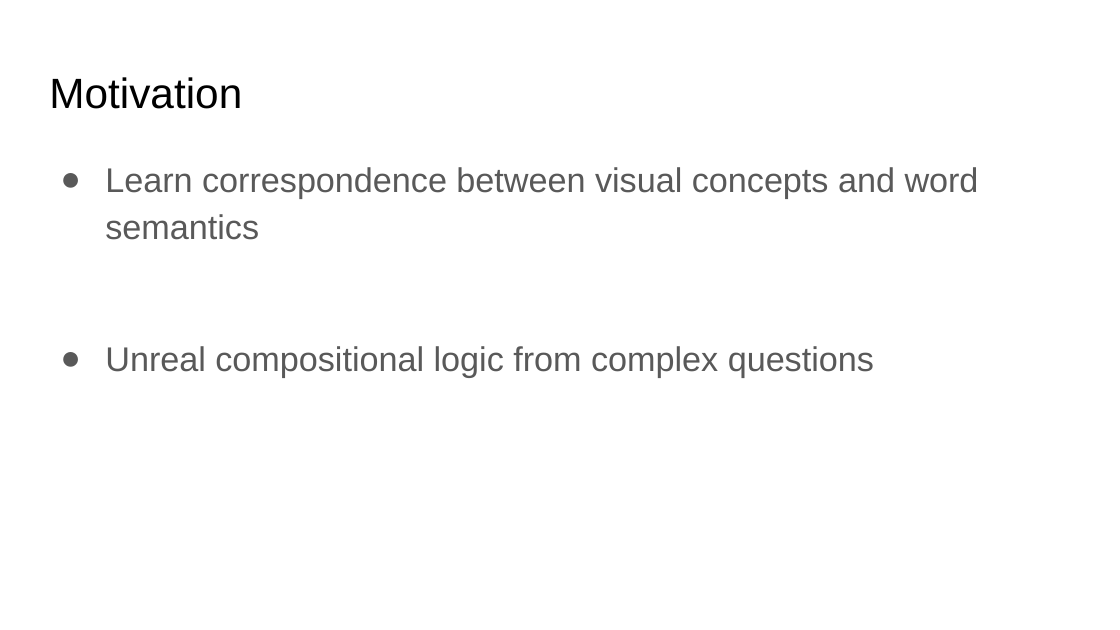
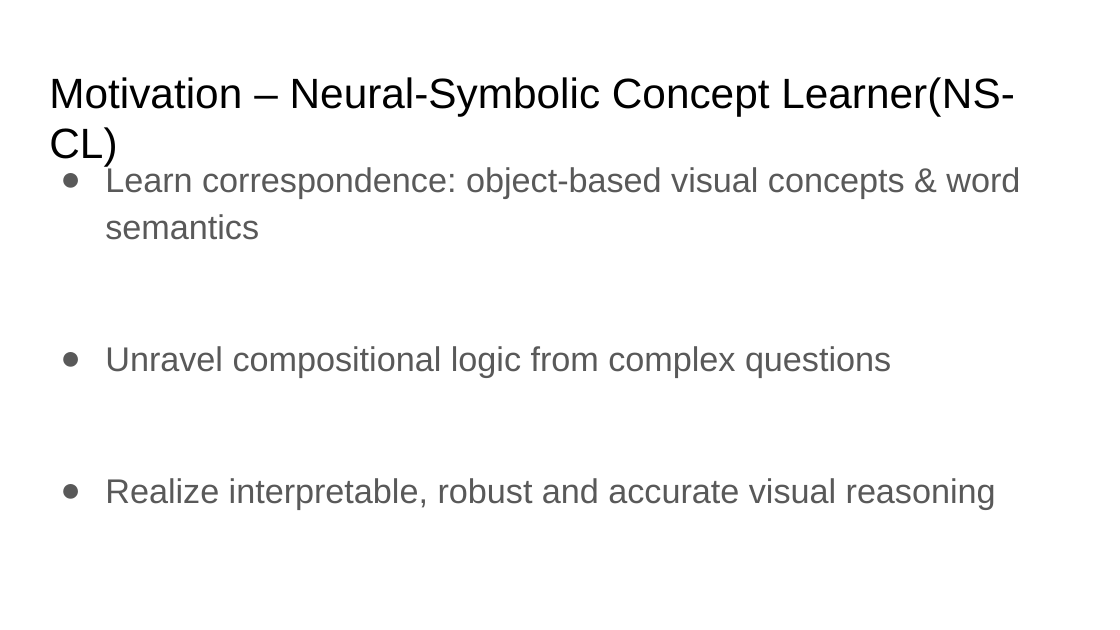
Before and after one commit to paul-tian/ITSEG-System-Engineering, a slide deck: slide 4 of Jiaohong_Yao/1/NS-CL.pptx (slide 3 before the commit). Drawn at 1120x630 pixels with LibreOffice and Linux fonts; fonts in the diff are those of the drawing. Boxes give left, top, right and bottom in pixels: in the first picture for what was removed or moved away, otherwise in the second. Text is boxed around its words. In the diff, an @@ line names an element or a change of style, - is before the commit and + after.

```diff
--- a/Jiaohong_Yao/1/NS-CL.pptx
+++ b/Jiaohong_Yao/1/NS-CL.pptx
@@ title at [49, 77, 1015, 167]: text changed @@
-Motivation
+Motivation – Neural-Symbolic Concept Learner(NS-CL)
@@ text at [105, 165, 1020, 509]: text changed @@
-● Learn correspondence between visual concepts and word semantics
-● Unreal compositional logic from complex questions
+● Learn correspondence: object-based visual concepts & word semantics
+● Unravel compositional logic from complex questions
+● Realize interpretable, robust and accurate visual reasoning
```
Also in this commit, not shown: 5 other slides changed, 22 slides added, 12 slides removed, 1 other file.
